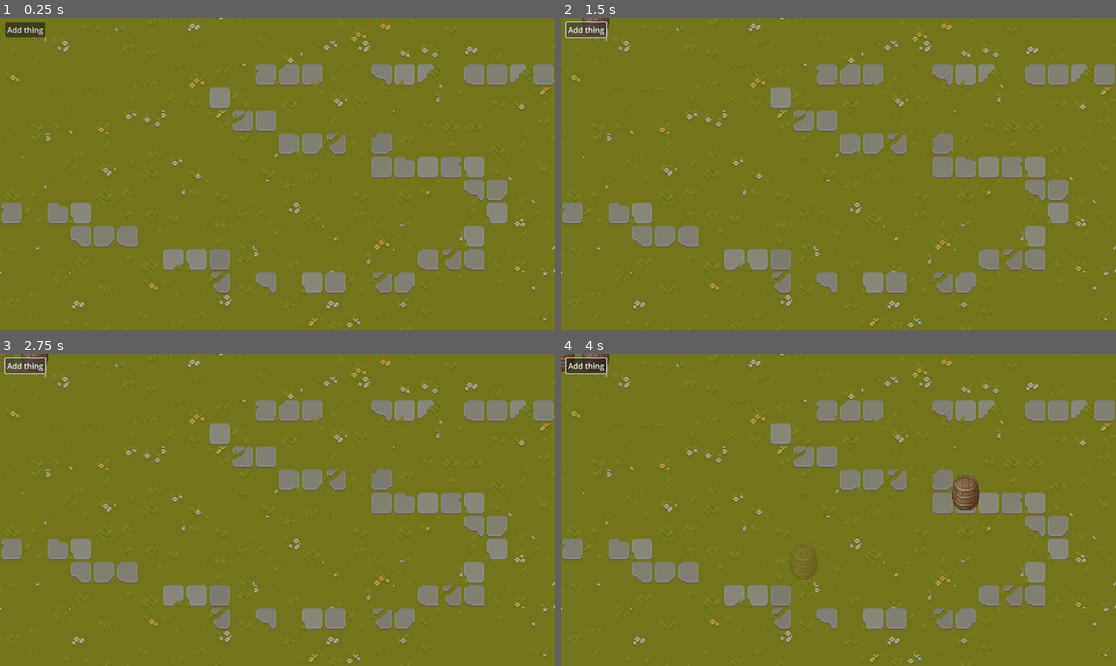
Above: before the commit, frames 1-4 (two rows, left to right).
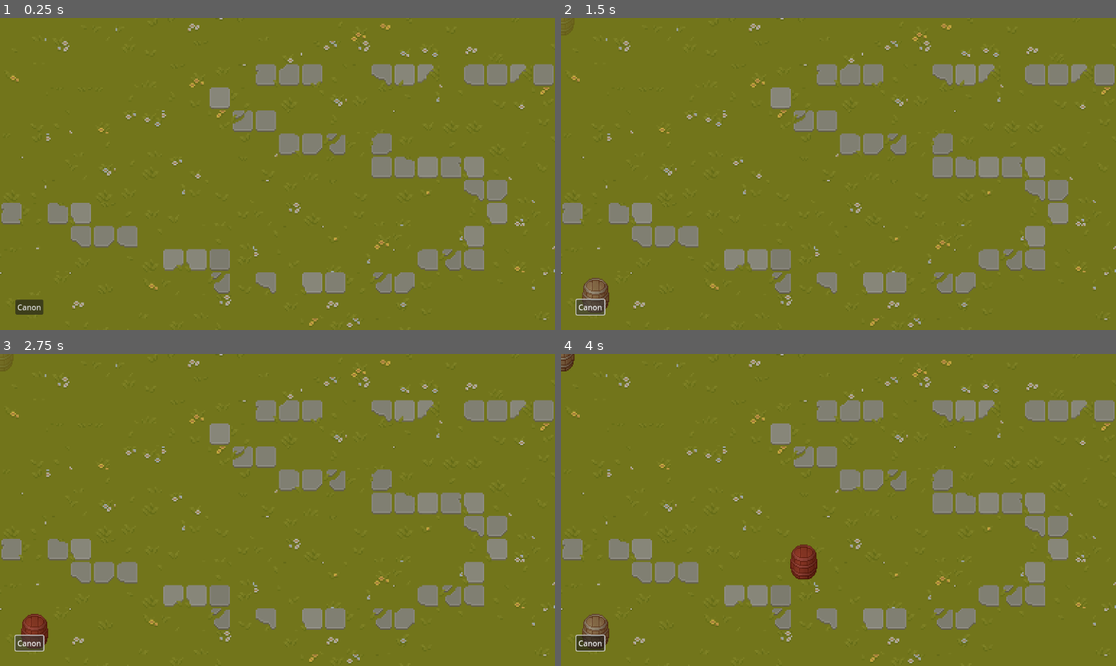
Above: after the commit, the same moments.

Repository: Kinsteen/tower-defense
Game: Godot game, scene res://Main.tscn
Same seed, same stepped clock (60 frames per second), same inputs: the game is played once before the commit and once after it.
Inputs (mouse positions are in pixels of both pictures, inside the frame that each line leads up to):
- Up to frame 1 (0.25 s): no input
- Up to frame 2 (1.5 s): click "Add thing" (after the commit: "Canon") at 0.5 s; click "Add thing" (after the commit: "Canon") at 1.25 s
- Up to frame 3 (2.75 s): click "Add thing" (after the commit: "Canon") at 2 s
- Up to frame 4 (4 s): tap Enter at 2.75 s; move the mouse to (960, 494) at 2.77 s; hold Shift 2.78-3.5 s; click (960, 494) at 2.92 s; tap Space at 3.5 s; drag from (966, 491) to (810, 572) at 3.52 s

The runs differ from the first frame. In frame 1, 0.6% of the frame differs, in the area x 1-9%, y 1-96%; in frame 2, 1.0%; in frame 3, 1.1%; in frame 4, 1.9%, in the area x 0-76%, y 0-96%.

Commit message:
Add right click menu on buildings to move or delete

Diff:
--- a/Main.tscn
+++ b/Main.tscn
@@ -1,18 +1,41 @@
-[gd_scene load_steps=2 format=3 uid="uid://cstbxmgrc0bhe"]
+[gd_scene load_steps=3 format=3 uid="uid://cstbxmgrc0bhe"]
 
 [ext_resource type="PackedScene" uid="uid://bfoo1xws3rdfg" path="res://scenes/GameScene.tscn" id="1_nrqe5"]
+[ext_resource type="Script" path="res://scripts/GUI.gd" id="1_xyfx5"]
 
 [node name="Main" type="Node"]
 
+[node name="CanvasLayer" type="CanvasLayer" parent="."]
+script = ExtResource("1_xyfx5")
+
+[node name="Control" type="Control" parent="CanvasLayer"]
+layout_mode = 3
+anchors_preset = 15
+anchor_right = 1.0
+anchor_bottom = 1.0
+grow_horizontal = 2
+grow_vertical = 2
+
+[node name="MarginContainer" type="MarginContainer" parent="CanvasLayer/Control"]
+layout_mode = 1
+anchors_preset = 15
+anchor_right = 1.0
+anchor_bottom = 1.0
+grow_horizontal = 2
+grow_vertical = 2
+theme_override_constants/margin_left = 32
+theme_override_constants/margin_top = 32
+theme_override_constants/margin_right = 32
+theme_override_constants/margin_bottom = 32
+
+[node name="HBoxContainer" type="HBoxContainer" parent="CanvasLayer/Control/MarginContainer"]
+layout_mode = 2
+size_flags_vertical = 8
+
+[node name="Button" type="Button" parent="CanvasLayer/Control/MarginContainer/HBoxContainer"]
+layout_mode = 2
+text = "Canon"
+
 [node name="GameScene" parent="." instance=ExtResource("1_nrqe5")]
 
-[node name="CanvasLayer" type="CanvasLayer" parent="."]
-
-[node name="Button" type="Button" parent="CanvasLayer"]
-offset_left = 11.0
-offset_top = 9.0
-offset_right = 94.0
-offset_bottom = 40.0
-text = "Add thing"
-
-[connection signal="pressed" from="CanvasLayer/Button" to="GameScene" method="_on_button_pressed"]
+[connection signal="pressed" from="CanvasLayer/Control/MarginContainer/HBoxContainer/Button" to="CanvasLayer" method="_on_button_pressed"]
--- a/prefabs/Canon.tscn
+++ b/prefabs/Canon.tscn
@@ -1,23 +1,15 @@
-[gd_scene load_steps=4 format=3 uid="uid://1pw5tb10ntdh"]
+[gd_scene load_steps=3 format=3 uid="uid://1pw5tb10ntdh"]
 
 [ext_resource type="Texture2D" uid="uid://x2giw2kavaqu" path="res://textures/props.png" id="1_bss6j"]
 [ext_resource type="Script" path="res://prefabs/Canon.gd" id="1_by30s"]
 
-[sub_resource type="RectangleShape2D" id="RectangleShape2D_jypwi"]
-size = Vector2(28, 36)
-
 [node name="Canon" type="Node2D" groups=["building"]]
 script = ExtResource("1_by30s")
 
-[node name="Area2D" type="Area2D" parent="."]
-
-[node name="CollisionShape2D" type="CollisionShape2D" parent="Area2D"]
-shape = SubResource("RectangleShape2D_jypwi")
-
 [node name="Sprite2D" type="Sprite2D" parent="."]
+scale = Vector2(2, 2)
 texture = ExtResource("1_bss6j")
 region_enabled = true
 region_rect = Rect2(162, 153, 28, 36)
 
 [connection signal="state_changed" from="." to="." method="_on_state_changed"]
-[connection signal="input_event" from="Area2D" to="." method="_on_area_2d_input_event"]
--- a/project.godot
+++ b/project.godot
@@ -12,8 +12,16 @@
 
 config/name="Tower Defense"
 run/main_scene="res://Main.tscn"
-config/features=PackedStringArray("4.1", "Forward Plus")
+config/features=PackedStringArray("4.2", "Forward Plus")
 config/icon="res://icon.svg"
+
+[autoload]
+
+GuiEvents="*res://scripts/GUIEvents.gd"
+
+[display]
+
+window/vsync/vsync_mode=0
 
 [editor_plugins]
 
--- /dev/null
+++ b/scenes/BuildingPopup.gd
@@ -0,0 +1,25 @@
+class_name BuildingPopup extends Control
+
+var parent: Building
+
+# Called when the node enters the scene tree for the first time.
+func _ready():
+	assert(parent != null)
+
+func _input(event):
+	if event is InputEventMouseButton and event.is_pressed():
+		if not self.has_point(event.position):
+			self.queue_free()
+
+func has_point(point: Vector2) -> bool:
+	# Why can't I use self?
+	return Rect2($VBoxContainer.global_position, $VBoxContainer.size).has_point(point)
+
+
+func _on_pickup_pressed():
+	parent.state = Building.State.MOVING
+	self.queue_free()
+
+func _on_delete_pressed():
+	parent.queue_free()
+	self.queue_free()
--- /dev/null
+++ b/scenes/BuildingPopup.tscn
@@ -0,0 +1,29 @@
+[gd_scene load_steps=2 format=3 uid="uid://bkijakqddxwui"]
+
+[ext_resource type="Script" path="res://scenes/BuildingPopup.gd" id="1_sl8fw"]
+
+[node name="BuildingPopup" type="Control" groups=["building_popup"]]
+layout_mode = 3
+anchors_preset = 15
+anchor_right = 1.0
+anchor_bottom = 1.0
+grow_horizontal = 2
+grow_vertical = 2
+script = ExtResource("1_sl8fw")
+
+[node name="VBoxContainer" type="VBoxContainer" parent="."]
+layout_mode = 0
+offset_right = 40.0
+offset_bottom = 40.0
+
+[node name="Pickup" type="Button" parent="VBoxContainer"]
+layout_mode = 2
+text = "Pickup"
+
+[node name="Delete" type="Button" parent="VBoxContainer"]
+layout_mode = 2
+text = "Delete
+"
+
+[connection signal="pressed" from="VBoxContainer/Pickup" to="." method="_on_pickup_pressed"]
+[connection signal="pressed" from="VBoxContainer/Delete" to="." method="_on_delete_pressed"]
--- a/scenes/GameScene.gd
+++ b/scenes/GameScene.gd
@@ -4,7 +4,7 @@
 
 # Called when the node enters the scene tree for the first time.
 func _ready():
-	pass # Replace with function body.
+	GuiEvents.create_canon.connect(_create_canon)
 
 
 # Called every frame. 'delta' is the elapsed time since the previous frame.
@@ -12,9 +12,8 @@
 	pass
 
 
-func _on_button_pressed():
+func _create_canon():
 	var canon_inst = canon.instantiate()
-	canon_inst.set_scale(Vector2(2, 2))
 	canon_inst.can_place = func (this):
 		for node in get_tree().get_nodes_in_group("building"):
 			if node != this and node.position == this.position:
--- a/scripts/Building.gd
+++ b/scripts/Building.gd
@@ -24,16 +24,17 @@
 
 # Called every frame. 'delta' is the elapsed time since the previous frame.
 func _process(delta):
-	if not can_place.call(self):
-		$Sprite2D.set_modulate(Color(1, .5, .5, 0.8))
-	else:
-		self._on_state_changed(state, state)
+	if can_place != null:
+		if not can_place.call(self):
+			$Sprite2D.set_modulate(Color(1, .5, .5, 0.8))
+		else:
+			self._on_state_changed(state, state)
 
 # This is triggered everywhere everytime?
 func _input(event):
 	if event is InputEventMouseMotion and state == State.MOVING:
-		var snap := 16*3
-		var offset := 16 + 16/2
+		var snap := 16 * 3
+		var offset := 8 * 3
 		self.position = Vector2(
 			int(event.position.x / snap) * snap + offset,
 			int(event.position.y / snap) * snap
@@ -42,7 +43,9 @@
 		if event.button_index == MOUSE_BUTTON_LEFT:
 			if state == State.MOVING and can_place.call(self):
 				state = State.IDLE
-				get_viewport().set_input_as_handled() # Stop propagating the event
+		elif event.button_index == MOUSE_BUTTON_RIGHT and is_in_rect($Sprite2D, event.position):
+			if state == State.IDLE:
+				GuiEvents.show_building_popup.emit(self, to_global(event.position))
 
 func _on_state_changed(old, new):
 	if new == State.MOVING:
@@ -50,11 +53,5 @@
 	elif new == State.IDLE:
 		$Sprite2D.set_modulate(Color(1, 1, 1, 1))
 
-# This is only when clicking in the collision shape
-func _on_area_2d_input_event(viewport, event, shape_idx):
-	if event is InputEventMouseButton and event.is_pressed():
-		if event.button_index == MOUSE_BUTTON_LEFT:
-			if state == State.IDLE and can_place.call(self): # TODO dirty, should remember when we're moving something?
-				state = State.MOVING
-		elif event.button_index == MOUSE_BUTTON_RIGHT:
-			print("Something else...")
+func is_in_rect(sprite: Sprite2D, position: Vector2):
+	return sprite.get_rect().has_point(to_local(position) / Vector2(sprite.scale.x, sprite.scale.y))
--- /dev/null
+++ b/scripts/GUI.gd
@@ -0,0 +1,16 @@
+extends CanvasLayer
+
+var popup := preload("res://scenes/BuildingPopup.tscn")
+
+func _ready():
+	GuiEvents.show_building_popup.connect(_show_building_popup)
+
+func _on_button_pressed():
+	GuiEvents.create_canon.emit()
+
+func _show_building_popup(building: Node2D, mouse_position: Vector2):
+	if get_tree().get_nodes_in_group("building_popup").size() == 0:
+		var popup_inst := popup.instantiate()
+		popup_inst.parent = building
+		popup_inst.global_position = mouse_position - building.position
+		$Control.add_child(popup_inst)
--- /dev/null
+++ b/scripts/GUIEvents.gd
@@ -0,0 +1,4 @@
+class_name GUIEvents extends Node
+
+signal create_canon
+signal show_building_popup(building: Node2D, mouse_position: Vector2)
